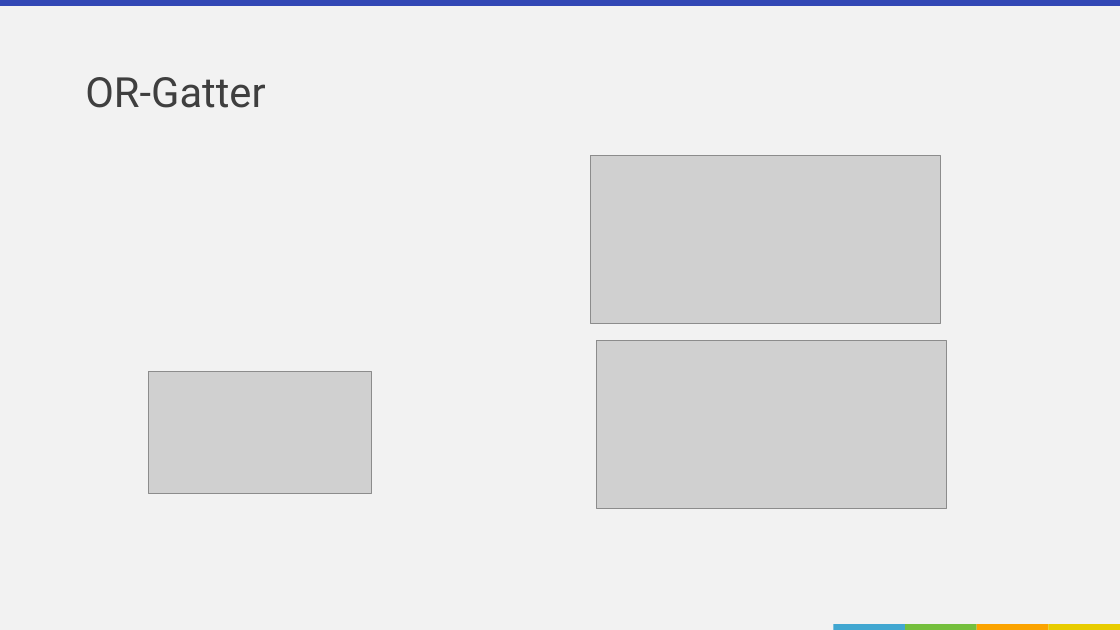
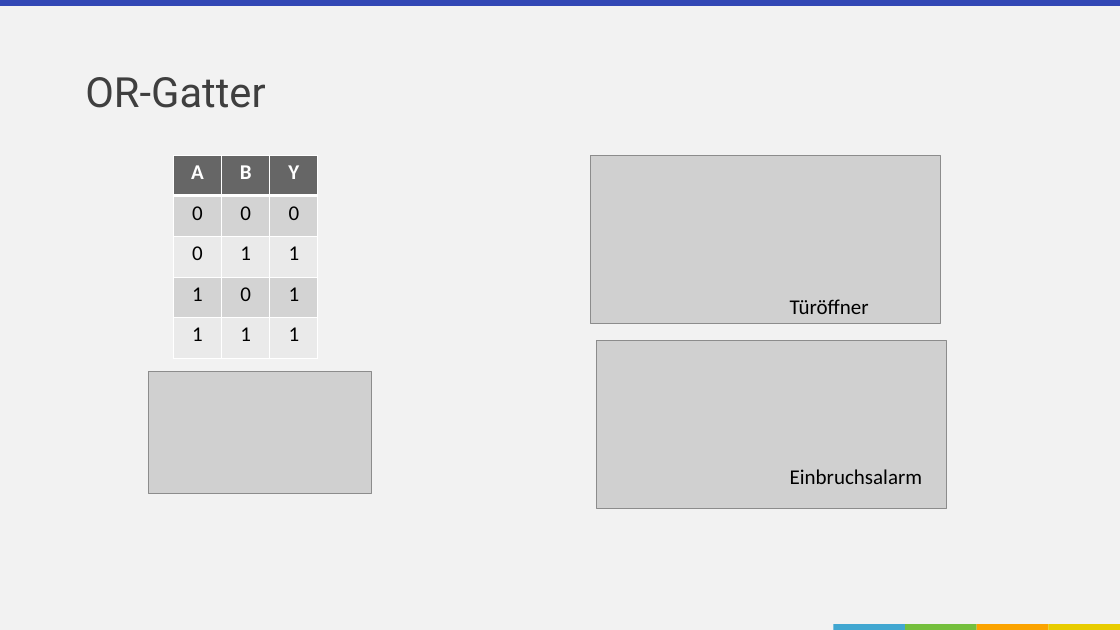
Before and after one commit to r0the/rothe.io-computer, a slide deck: slide 4 of teaching/3-2-digitale-logik-gatter.pptx. Drawn at 1120x630 pixels with LibreOffice and Linux fonts; fonts in the diff are those of the drawing; grey boxes stand for pictures; background and template pictures are left out. Boxes give left, top, right and bottom in pixels: in the first picture for what was removed or moved away, otherwise in the second. Text is boxed around its words. In the diff, an @@ line names an element or a change of style, - is before the commit and + after.

```diff
--- a/teaching/3-2-digitale-logik-gatter.pptx
+++ b/teaching/3-2-digitale-logik-gatter.pptx
@@ table added at box(173, 155, 317, 359), 5 rows, 3 columns @@
+A | B | Y
+0 | 0 | 0
+0 | 1 | 1
+1 | 0 | 1
+1 | 1 | 1
@@ text added at box(790, 299, 869, 314), 18 pt, text #000000 @@
+Türöffner
@@ text added at box(790, 469, 923, 484), 18 pt, text #000000 @@
+Einbruchsalarm
```
Also in this commit, not shown: 1 other slide changed, 3 slides added, 1 slide removed, 3 other files.
